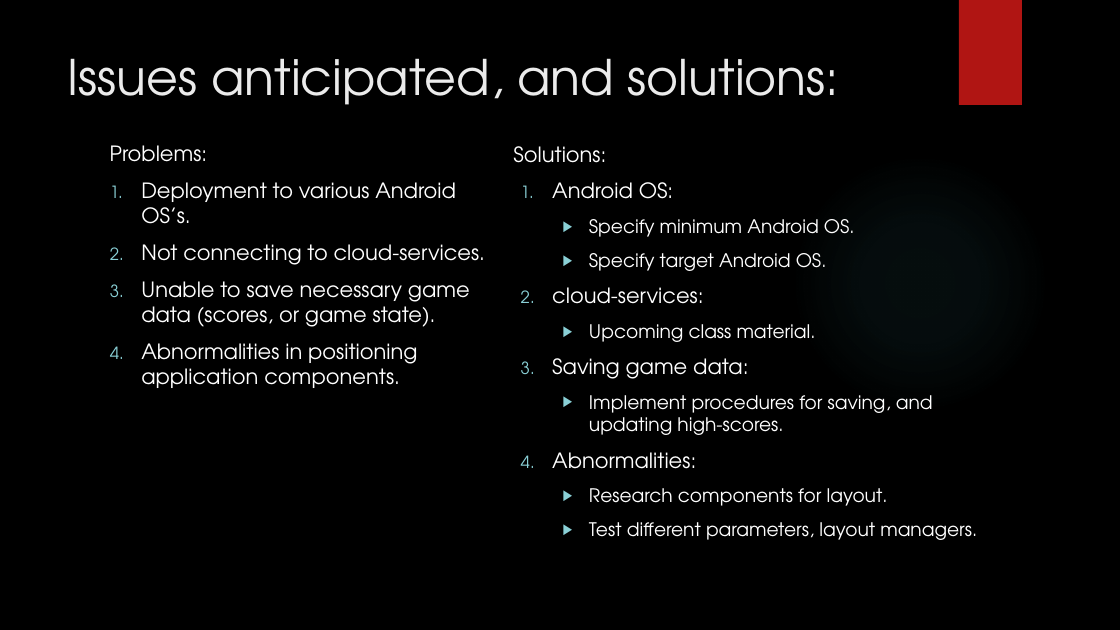
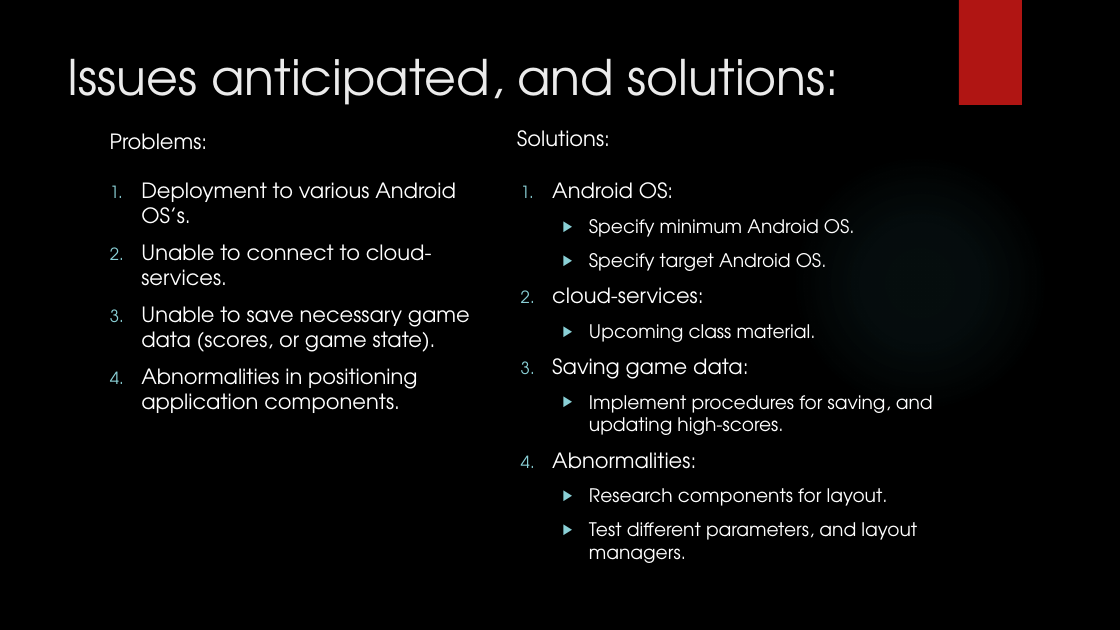
Before and after one commit to IgnitionOrk/SCaR_Arcade, a slide deck: slide 8 of SCaRArcade.pptx. Drawn at 1120x630 pixels with LibreOffice and Linux fonts; fonts in the diff are those of the drawing; background and template pictures are left out. Boxes give left, top, right and bottom in pixels: in the first picture for what was removed or moved away, otherwise in the second. Text is boxed around its words. In the diff, an @@ line names an element or a change of style, - is before the commit and + after.

```diff
--- a/SCaRArcade.pptx
+++ b/SCaRArcade.pptx
@@ text "Problems:": place and size @@
-text "Problems:" at [110, 145, 208, 162]
+text "Problems:" at [110, 133, 208, 150]
@@ text "Solutions:": place and size @@
-text "Solutions:" at [513, 146, 606, 163]
+text "Solutions:" at [517, 130, 610, 147]
@@ text at [141, 244, 432, 286]: text changed @@
-2. Not connecting to cloud-services.
+2. Unable to connect to cloud-services.
@@ text at [589, 522, 917, 563]: text changed @@
-  ▶ Test different parameters, layout managers.
+  ▶ Test different parameters, and layout managers.
```
Also in this commit, not shown: 5 other slides changed.
